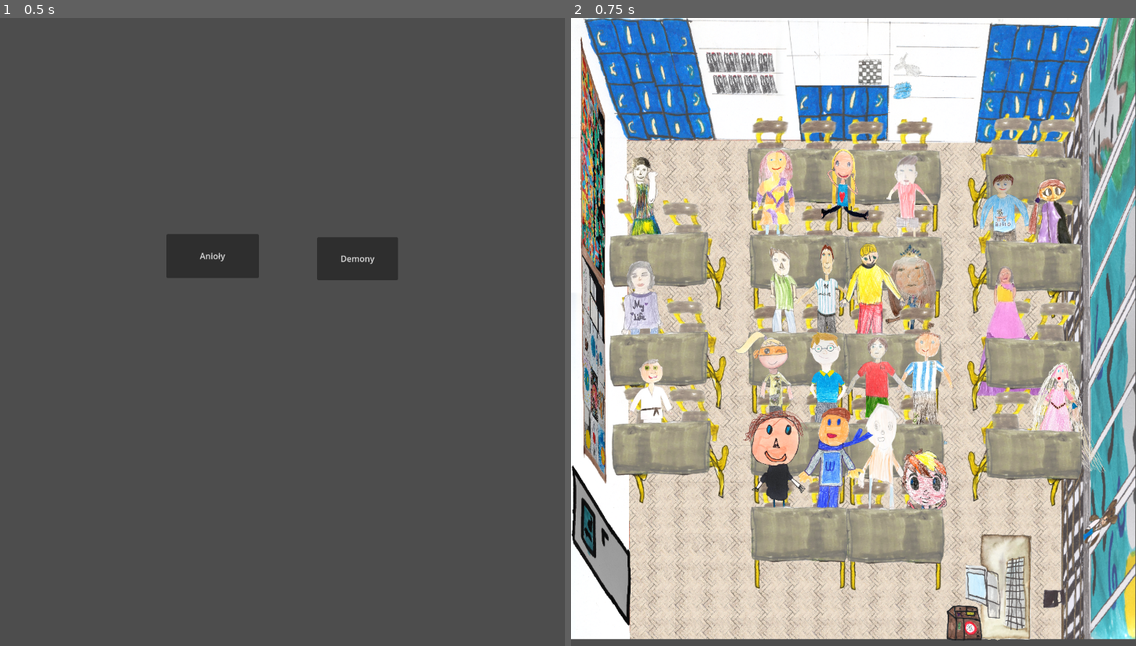
Above: before the commit, frames 1-2 (left to right).
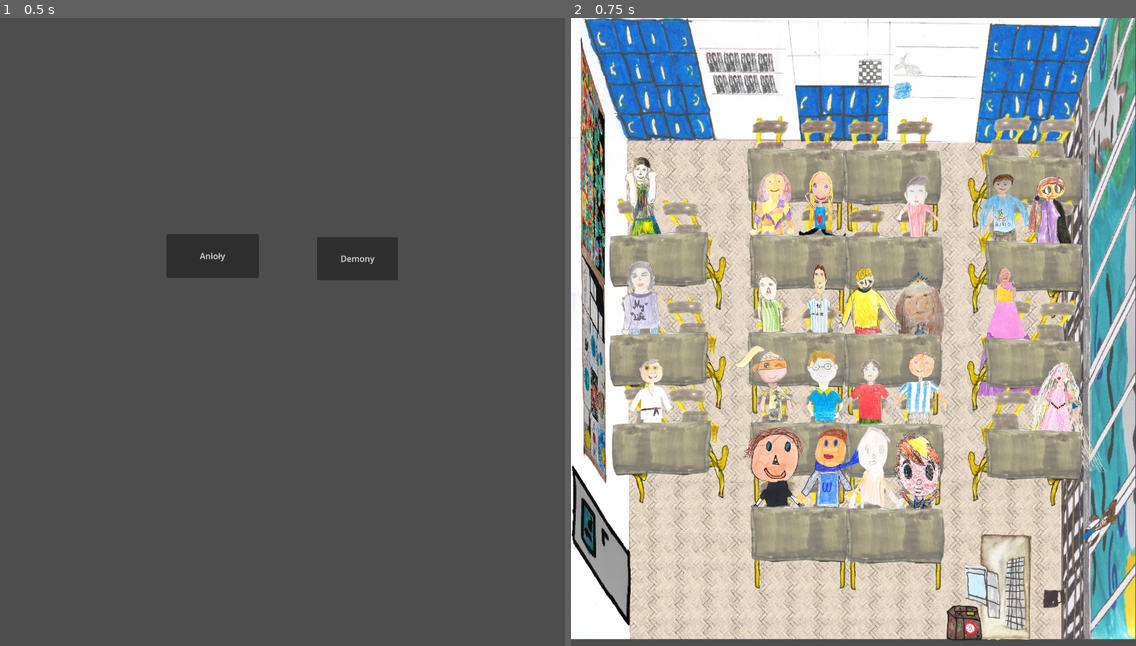
Above: after the commit, the same moments.

Repository: Whyshchuck/Laurka-2026
Game: Godot game, scene res://mode_selection.tscn
Same seed, same stepped clock (60 frames per second), same inputs: the game is played once before the commit and once after it.
Inputs:
- Up to frame 1 (0.5 s): no input
- Up to frame 2 (0.75 s): click "Anioły" at 0.5 s

Frame 1 is identical in both runs. In frame 2, 11% of the frame differs, in the area x 28-89%, y 20-87%.

Commit message:
pupils position update

Diff:
--- a/classroom.tscn
+++ b/classroom.tscn
@@ -85,7 +85,7 @@
 y_sort_enabled = true
 
 [node name="Łucja" parent="Pupils" instance=ExtResource("6_6e7js")]
-position = Vector2(388, 775)
+position = Vector2(387, 802)
 collision_layer = 1
 collision_mask = 2
 
@@ -121,23 +121,23 @@
 stream = ExtResource("6_47w1q")
 
 [node name="Wojtek" parent="Pupils" instance=ExtResource("6_6e7js")]
-position = Vector2(477, 960)
+position = Vector2(480, 988)
 collision_layer = 1
 collision_mask = 2
 
 [node name="TextureRect" type="TextureRect" parent="Pupils/Wojtek"]
 z_as_relative = false
-offset_left = -66.0
-offset_top = -246.0
-offset_right = 227.0
-offset_bottom = 169.0
+offset_left = -75.0
+offset_top = -234.0
+offset_right = 218.0
+offset_bottom = 181.0
 scale = Vector2(0.585428, 0.600225)
 texture = ExtResource("9_0hcv4")
 expand_mode = 1
 metadata/_edit_use_anchors_ = true
 
 [node name="Oliwka" parent="Pupils" instance=ExtResource("6_6e7js")]
-position = Vector2(378, 420)
+position = Vector2(375, 462)
 scale = Vector2(0.389313, 0.479169)
 collision_layer = 1
 collision_mask = 2
@@ -153,17 +153,17 @@
 metadata/_edit_use_anchors_ = true
 
 [node name="Antek" parent="Pupils" instance=ExtResource("6_6e7js")]
-position = Vector2(388, 604)
+position = Vector2(370, 653)
 collision_layer = 1
 collision_mask = 2
 
 [node name="TextureRect" type="TextureRect" parent="Pupils/Antek"]
 z_as_relative = false
 y_sort_enabled = true
-offset_left = -41.0
-offset_top = -196.0
-offset_right = 252.0
-offset_bottom = 219.0
+offset_left = -48.0
+offset_top = -198.0
+offset_right = 245.0
+offset_bottom = 217.0
 scale = Vector2(0.353529, 0.492316)
 texture = ExtResource("8_v6oqn")
 expand_mode = 1
@@ -193,17 +193,17 @@
 stream = ExtResource("10_w47uv")
 
 [node name="Nati" parent="Pupils" instance=ExtResource("6_6e7js")]
-position = Vector2(506, 418)
+position = Vector2(480, 465)
 collision_layer = 1
 collision_mask = 2
 
 [node name="TextureRect" type="TextureRect" parent="Pupils/Nati"]
 z_as_relative = false
 y_sort_enabled = true
-offset_left = -41.0
-offset_top = -196.0
-offset_right = 252.0
-offset_bottom = 219.0
+offset_left = -58.0
+offset_top = -200.0
+offset_right = 235.0
+offset_bottom = 215.0
 scale = Vector2(0.353529, 0.492316)
 texture = ExtResource("11_770w0")
 expand_mode = 1
@@ -213,7 +213,7 @@
 stream = ExtResource("12_r71ne")
 
 [node name="Krystian" parent="Pupils" instance=ExtResource("6_6e7js")]
-position = Vector2(633, 423)
+position = Vector2(652, 462)
 collision_layer = 1
 collision_mask = 2
 
@@ -232,7 +232,7 @@
 stream = ExtResource("10_n0qdd")
 
 [node name="Amelka" parent="Pupils" instance=ExtResource("6_6e7js")]
-position = Vector2(632, 599)
+position = Vector2(648, 651)
 collision_layer = 1
 collision_mask = 2
 
@@ -251,84 +251,84 @@
 stream = ExtResource("11_lqrni")
 
 [node name="Michał" parent="Pupils" instance=ExtResource("6_6e7js")]
-position = Vector2(471, 609)
+position = Vector2(470, 652)
 collision_layer = 1
 collision_mask = 2
 
 [node name="TextureRect" type="TextureRect" parent="Pupils/Michał"]
+z_as_relative = false
+offset_left = -81.0
+offset_top = -215.0
+offset_right = 212.0
+offset_bottom = 200.0
+scale = Vector2(0.503659, 0.543203)
+texture = ExtResource("11_1h0yc")
+expand_mode = 1
+metadata/_edit_use_anchors_ = true
+
+[node name="MichałA" parent="Pupils" instance=ExtResource("6_6e7js")]
+position = Vector2(557, 655)
+collision_layer = 1
+collision_mask = 2
+
+[node name="TextureRect" type="TextureRect" parent="Pupils/MichałA"]
 z_as_relative = false
 offset_left = -68.0
 offset_top = -210.0
 offset_right = 225.0
 offset_bottom = 205.0
 scale = Vector2(0.503659, 0.543203)
-texture = ExtResource("11_1h0yc")
-expand_mode = 1
-metadata/_edit_use_anchors_ = true
-
-[node name="MichałA" parent="Pupils" instance=ExtResource("6_6e7js")]
-position = Vector2(565, 609)
-collision_layer = 1
-collision_mask = 2
-
-[node name="TextureRect" type="TextureRect" parent="Pupils/MichałA"]
+texture = ExtResource("18_fslkb")
+expand_mode = 1
+metadata/_edit_use_anchors_ = true
+
+[node name="Maja" parent="Pupils" instance=ExtResource("6_6e7js")]
+position = Vector2(920, 460)
+collision_layer = 1
+collision_mask = 2
+
+[node name="TextureRect" type="TextureRect" parent="Pupils/Maja"]
+z_as_relative = false
+offset_left = -82.9999
+offset_top = -190.0
+offset_right = 210.0
+offset_bottom = 225.0
+scale = Vector2(0.503659, 0.543203)
+texture = ExtResource("19_7pr0m")
+expand_mode = 1
+metadata/_edit_use_anchors_ = true
+
+[node name="Julek" parent="Pupils" instance=ExtResource("6_6e7js")]
+position = Vector2(383, 971)
+collision_layer = 1
+collision_mask = 2
+
+[node name="TextureRect" type="TextureRect" parent="Pupils/Julek"]
+z_as_relative = false
+offset_left = -72.9999
+offset_top = -216.0
+offset_right = 220.0
+offset_bottom = 199.0
+scale = Vector2(0.503659, 0.543203)
+texture = ExtResource("20_iyqoq")
+expand_mode = 1
+metadata/_edit_use_anchors_ = true
+
+[node name="AudioStreamPlayer" type="AudioStreamPlayer" parent="Pupils/Julek"]
+stream = ExtResource("22_fl1xt")
+
+[node name="Piotrek" parent="Pupils" instance=ExtResource("6_6e7js")]
+position = Vector2(480, 817)
+collision_layer = 1
+collision_mask = 2
+
+[node name="TextureRect" type="TextureRect" parent="Pupils/Piotrek"]
 z_as_relative = false
 offset_left = -68.0
 offset_top = -210.0
 offset_right = 225.0
 offset_bottom = 205.0
 scale = Vector2(0.503659, 0.543203)
-texture = ExtResource("18_fslkb")
-expand_mode = 1
-metadata/_edit_use_anchors_ = true
-
-[node name="Maja" parent="Pupils" instance=ExtResource("6_6e7js")]
-position = Vector2(921, 464)
-collision_layer = 1
-collision_mask = 2
-
-[node name="TextureRect" type="TextureRect" parent="Pupils/Maja"]
-z_as_relative = false
-offset_left = -82.9999
-offset_top = -190.0
-offset_right = 210.0
-offset_bottom = 225.0
-scale = Vector2(0.503659, 0.543203)
-texture = ExtResource("19_7pr0m")
-expand_mode = 1
-metadata/_edit_use_anchors_ = true
-
-[node name="Julek" parent="Pupils" instance=ExtResource("6_6e7js")]
-position = Vector2(384, 939)
-collision_layer = 1
-collision_mask = 2
-
-[node name="TextureRect" type="TextureRect" parent="Pupils/Julek"]
-z_as_relative = false
-offset_left = -72.9999
-offset_top = -216.0
-offset_right = 220.0
-offset_bottom = 199.0
-scale = Vector2(0.503659, 0.543203)
-texture = ExtResource("20_iyqoq")
-expand_mode = 1
-metadata/_edit_use_anchors_ = true
-
-[node name="AudioStreamPlayer" type="AudioStreamPlayer" parent="Pupils/Julek"]
-stream = ExtResource("22_fl1xt")
-
-[node name="Piotrek" parent="Pupils" instance=ExtResource("6_6e7js")]
-position = Vector2(485, 782)
-collision_layer = 1
-collision_mask = 2
-
-[node name="TextureRect" type="TextureRect" parent="Pupils/Piotrek"]
-z_as_relative = false
-offset_left = -68.0
-offset_top = -210.0
-offset_right = 225.0
-offset_bottom = 205.0
-scale = Vector2(0.503659, 0.543203)
 texture = ExtResource("12_ct2yb")
 expand_mode = 1
 metadata/_edit_use_anchors_ = true
@@ -337,16 +337,16 @@
 stream = ExtResource("10_n0qdd")
 
 [node name="Wiktor" parent="Pupils" instance=ExtResource("6_6e7js")]
-position = Vector2(577, 786)
+position = Vector2(575, 818)
 collision_layer = 1
 collision_mask = 2
 
 [node name="TextureRect" type="TextureRect" parent="Pupils/Wiktor"]
 z_as_relative = false
-offset_left = -68.0
-offset_top = -210.0
-offset_right = 225.0
-offset_bottom = 205.0
+offset_left = -79.0
+offset_top = -199.0
+offset_right = 214.0
+offset_bottom = 216.0
 scale = Vector2(0.503659, 0.543203)
 texture = ExtResource("13_b5xur")
 expand_mode = 1
@@ -356,7 +356,7 @@
 stream = ExtResource("20_wnmoq")
 
 [node name="KazikR" parent="Pupils" instance=ExtResource("6_6e7js")]
-position = Vector2(663, 780)
+position = Vector2(652, 819)
 collision_layer = 1
 collision_mask = 2
 
@@ -420,34 +420,34 @@
 metadata/_edit_use_anchors_ = true
 
 [node name="Szymon" parent="Pupils" instance=ExtResource("6_6e7js")]
-position = Vector2(583, 940)
+position = Vector2(575, 988)
 collision_layer = 1
 collision_mask = 2
 
 [node name="TextureRect" type="TextureRect" parent="Pupils/Szymon"]
 z_as_relative = false
-offset_left = -64.0
-offset_top = -240.0
-offset_right = 229.0
-offset_bottom = 175.0
+offset_left = -73.0
+offset_top = -243.0
+offset_right = 220.0
+offset_bottom = 172.0
 scale = Vector2(0.499164, 0.684693)
 texture = ExtResource("27_onxaf")
 expand_mode = 1
 metadata/_edit_use_anchors_ = true
 
 [node name="Miłosz" parent="Pupils" instance=ExtResource("6_6e7js")]
-position = Vector2(665, 955)
+position = Vector2(656, 971)
 collision_layer = 1
 collision_mask = 2
 
 [node name="TextureRect" type="TextureRect" parent="Pupils/Miłosz"]
 z_as_relative = false
-offset_left = -88.0
-offset_top = -249.0
-offset_right = 205.0
-offset_bottom = 166.0
+offset_left = -92.0
+offset_top = -304.0
+offset_right = 201.0
+offset_bottom = 111.0
 rotation = -0.0604706
-scale = Vector2(0.562012, 0.824048)
+scale = Vector2(0.552343, 0.907849)
 texture = ExtResource("10_v6oqn")
 expand_mode = 1
 metadata/_edit_use_anchors_ = true
